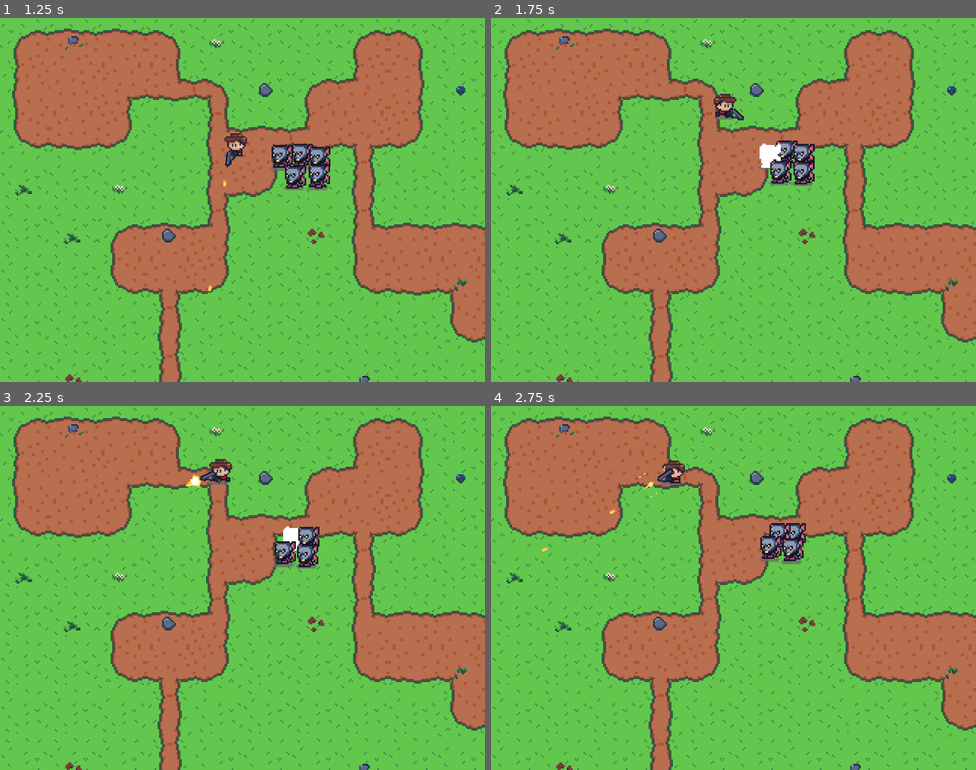
Above: before the commit, frames 1-4 (two rows, left to right).
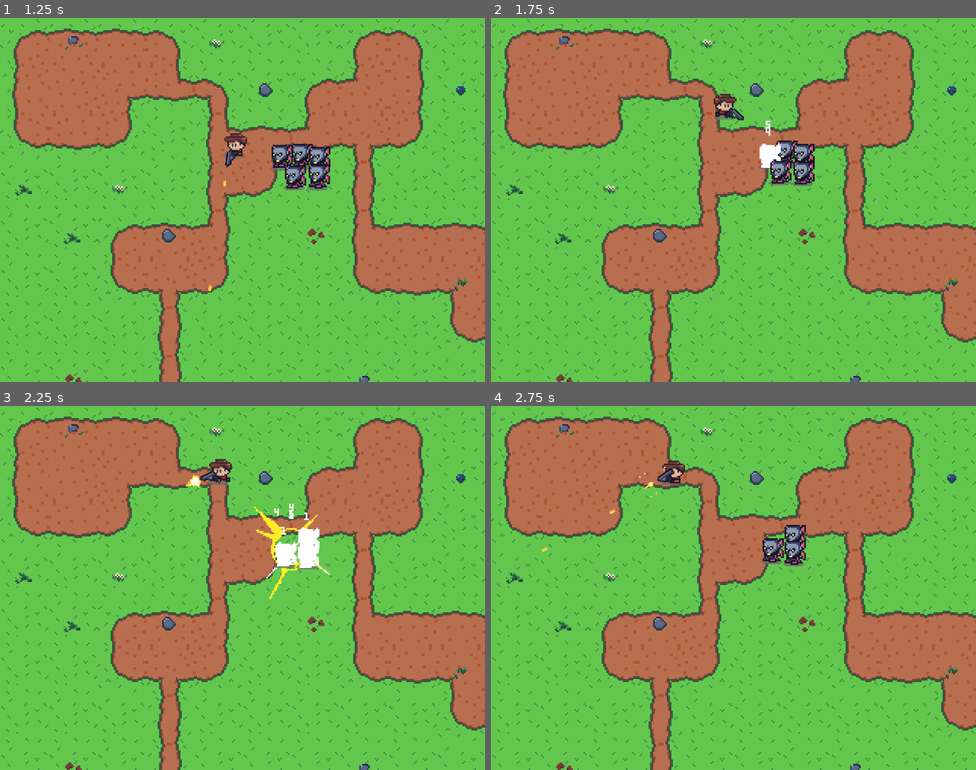
Above: after the commit, the same moments.

Repository: nicolasbize/Godot-401-Swarmed
Game: Godot game, scene res://scenes/world/world.tscn
The game is run twice, just before and just after one commit, with the same random seed, the same clock (stepped at 60 frames per second) and the same inputs.
Inputs (mouse positions are in pixels of both pictures, inside the frame that each line leads up to):
- Up to frame 1 (1.25 s): move the mouse to (218, 272) at 0.52 s; hold W (move_up) from 0.53 s (still down)
- Up to frame 2 (1.75 s): keep holding W (move_up); move the mouse to (879, 254) at 1.27 s
- Up to frame 3 (2.25 s): move the mouse to (97, 533) at 2.02 s; release W (move_up) at 2.03 s; hold A (move_left) from 2.03 s (still down)
- Up to frame 4 (2.75 s): keep holding A (move_left)

Frame 1 is identical in both runs. In frame 2, less than 0.1% of the frame differs, in the area x 56-58%, y 28-33%; in frame 3, 1.3%, in the area x 52-69%, y 26-54%; in frame 4, 0.8%.

Commit message:
completed GD404

Diff:
--- /dev/null
+++ b/scenes/damage_label_indicator/damage_label_indicator.gd
@@ -0,0 +1,7 @@
+class_name DamageLabelIndicator
+extends Node2D
+
+@onready var damage_label: Label = $DamageLabel
+
+func set_damage(amount: int) -> void:
+	damage_label.text = str(amount)
--- /dev/null
+++ b/scenes/damage_label_indicator/damage_label_indicator.tscn
@@ -0,0 +1,73 @@
+[gd_scene format=3 uid="uid://bgf8syuf76rhr"]
+
+[ext_resource type="Script" uid="uid://xl711li5v3en" path="res://scenes/damage_label_indicator/damage_label_indicator.gd" id="1_1o7wf"]
+[ext_resource type="FontFile" uid="uid://di8cfisxjfcj7" path="res://assets/fonts/my 3x5 tiny mono pixel font.ttf" id="1_adrt3"]
+
+[sub_resource type="Animation" id="Animation_adrt3"]
+length = 0.001
+tracks/0/type = "value"
+tracks/0/imported = false
+tracks/0/enabled = true
+tracks/0/path = NodePath("DamageLabel:position")
+tracks/0/interp = 1
+tracks/0/loop_wrap = true
+tracks/0/keys = {
+"times": PackedFloat32Array(0),
+"transitions": PackedFloat32Array(1),
+"update": 0,
+"values": [Vector2(-8, -6)]
+}
+
+[sub_resource type="Animation" id="Animation_1o7wf"]
+resource_name = "appear"
+length = 0.5
+step = 0.1
+tracks/0/type = "value"
+tracks/0/imported = false
+tracks/0/enabled = true
+tracks/0/path = NodePath("DamageLabel:position")
+tracks/0/interp = 2
+tracks/0/loop_wrap = true
+tracks/0/keys = {
+"times": PackedFloat32Array(0, 0.3, 0.4),
+"transitions": PackedFloat32Array(1, 1, 1),
+"update": 0,
+"values": [Vector2(-8, -6), Vector2(-8, -12), Vector2(-8, -11)]
+}
+tracks/1/type = "method"
+tracks/1/imported = false
+tracks/1/enabled = true
+tracks/1/path = NodePath(".")
+tracks/1/interp = 1
+tracks/1/loop_wrap = true
+tracks/1/keys = {
+"times": PackedFloat32Array(0.5),
+"transitions": PackedFloat32Array(1),
+"values": [{
+"args": [],
+"method": &"queue_free"
+}]
+}
+
+[sub_resource type="AnimationLibrary" id="AnimationLibrary_w8qkr"]
+_data = {
+&"RESET": SubResource("Animation_adrt3"),
+&"appear": SubResource("Animation_1o7wf")
+}
+
+[node name="DamageLabelIndicator" type="Node2D" unique_id=948777196]
+script = ExtResource("1_1o7wf")
+
+[node name="DamageLabel" type="Label" parent="." unique_id=593929253]
+z_index = 1
+offset_left = -8.0
+offset_top = -6.0
+offset_right = 8.0
+theme_override_fonts/font = ExtResource("1_adrt3")
+theme_override_font_sizes/font_size = 6
+text = "10"
+horizontal_alignment = 1
+
+[node name="AnimationPlayer" type="AnimationPlayer" parent="." unique_id=617796177]
+libraries/ = SubResource("AnimationLibrary_w8qkr")
+autoplay = &"appear"
--- a/scenes/enemy/enemy.gd
+++ b/scenes/enemy/enemy.gd
@@ -1,10 +1,14 @@
 class_name Enemy
 extends CharacterBody2D
+
+signal damage_received(damage_global_position: Vector2, damage_amount: int)
+signal destroyed(enemy_global_position: Vector2, extra_damage: int)
 
 @onready var animation_player: AnimationPlayer = $AnimationPlayer
 @onready var timer: Timer = $Timer
 @onready var enemy_sprite: Sprite2D = $EnemySprite
-@onready var current_health = max_health
+@onready var current_health : int = max_health
+@onready var damage_label_spawn: Node2D = $DamageLabelSpawn
 
 @export var player : Player = null
 @export var speed : float = 10.0
@@ -33,11 +37,19 @@
 	if body is Bullet:
 		var bullet : Bullet = body
 		bullet.queue_free()
+		take_damage(bullet.damage)
+
+func take_damage(amount: int) -> void:
+	if current_state != State.Dying and amount > 0:
 		animation_player.play("hurt")
 		current_state = State.Hurting
-		current_health = clamp(current_health - bullet.damage, 0, max_health)
+		var extra_damage := amount - current_health
+		current_health = clamp(current_health - amount, 0, max_health)
+		damage_received.emit(damage_label_spawn.global_position, amount)
 		if current_health == 0:
 			current_state = State.Dying
+			extra_damage = extra_damage / 2
+			destroyed.emit(global_position, extra_damage)
 			queue_free()
 
 func recover() -> void:
--- a/scenes/enemy/enemy.tscn
+++ b/scenes/enemy/enemy.tscn
@@ -115,5 +115,8 @@
 position = Vector2(0, -8)
 shape = SubResource("CapsuleShape2D_cbyeo")
 
+[node name="DamageLabelSpawn" type="Node2D" parent="." unique_id=756930739]
+position = Vector2(0, -19)
+
 [connection signal="timeout" from="Timer" to="." method="_on_timer_timeout"]
 [connection signal="body_entered" from="BulletDetectionArea" to="." method="_on_bullet_detection_area_body_entered"]
--- /dev/null
+++ b/scenes/explosion_area/explosion_area.gd
@@ -0,0 +1,12 @@
+class_name ExplosionArea
+extends Area2D
+
+@export var splash_damage : int = 0
+
+func explode() -> void:
+	if splash_damage > 0:
+		for body: Node2D in get_overlapping_bodies():
+			if body is Enemy:
+				var enemy : Enemy = body
+				enemy.take_damage(splash_damage)
+	queue_free()
--- /dev/null
+++ b/scenes/explosion_area/explosion_area.tscn
@@ -0,0 +1,75 @@
+[gd_scene format=3 uid="uid://btglr3vapoayb"]
+
+[ext_resource type="Script" uid="uid://uxf0cnambcsi" path="res://scenes/explosion_area/explosion_area.gd" id="1_6g0fg"]
+[ext_resource type="Texture2D" uid="uid://8k0jidkgnffx" path="res://assets/textures/spark.png" id="1_ky3qi"]
+
+[sub_resource type="CircleShape2D" id="CircleShape2D_cbyeo"]
+radius = 25.0
+
+[sub_resource type="Animation" id="Animation_jempu"]
+length = 0.001
+tracks/0/type = "value"
+tracks/0/imported = false
+tracks/0/enabled = true
+tracks/0/path = NodePath("ExplosionSprite:frame")
+tracks/0/interp = 1
+tracks/0/loop_wrap = true
+tracks/0/keys = {
+"times": PackedFloat32Array(0),
+"transitions": PackedFloat32Array(1),
+"update": 1,
+"values": [0]
+}
+
+[sub_resource type="Animation" id="Animation_ky3qi"]
+resource_name = "explode"
+length = 0.25
+step = 0.05
+tracks/0/type = "value"
+tracks/0/imported = false
+tracks/0/enabled = true
+tracks/0/path = NodePath("ExplosionSprite:frame")
+tracks/0/interp = 1
+tracks/0/loop_wrap = true
+tracks/0/keys = {
+"times": PackedFloat32Array(0, 0.05, 0.1, 0.15, 0.2),
+"transitions": PackedFloat32Array(1, 1, 1, 1, 1),
+"update": 1,
+"values": [0, 1, 2, 3, 4]
+}
+tracks/1/type = "method"
+tracks/1/imported = false
+tracks/1/enabled = true
+tracks/1/path = NodePath(".")
+tracks/1/interp = 1
+tracks/1/loop_wrap = true
+tracks/1/keys = {
+"times": PackedFloat32Array(0.25),
+"transitions": PackedFloat32Array(1),
+"values": [{
+"args": [],
+"method": &"explode"
+}]
+}
+
+[sub_resource type="AnimationLibrary" id="AnimationLibrary_6g0fg"]
+_data = {
+&"RESET": SubResource("Animation_jempu"),
+&"explode": SubResource("Animation_ky3qi")
+}
+
+[node name="ExplosionArea" type="Area2D" unique_id=1357717469]
+collision_layer = 0
+collision_mask = 4
+script = ExtResource("1_6g0fg")
+
+[node name="ExplosionSprite" type="Sprite2D" parent="." unique_id=959103551]
+texture = ExtResource("1_ky3qi")
+hframes = 5
+
+[node name="CollisionShape2D" type="CollisionShape2D" parent="." unique_id=786132226]
+shape = SubResource("CircleShape2D_cbyeo")
+
+[node name="AnimationPlayer" type="AnimationPlayer" parent="." unique_id=743443873]
+libraries/ = SubResource("AnimationLibrary_6g0fg")
+autoplay = &"explode"
--- a/scenes/player/player.gd
+++ b/scenes/player/player.gd
@@ -42,3 +42,7 @@
 	weapon.shoot()
 	var damage := randi_range(damage_min, damage_max)
 	shot.emit(bullet_spawn_location.global_position, bullet_spawn_location.global_rotation, damage)
+
+func get_random_spawn_position() -> Vector2:
+	var random_angle := randf_range(0, TAU)
+	return position + Vector2.from_angle(random_angle) * 300
--- a/scenes/world/world.gd
+++ b/scenes/world/world.gd
@@ -2,10 +2,39 @@
 extends Node2D
 
 var bullet_blueprint := preload("res://scenes/bullet/bullet.tscn")
+var damage_label_indicator_blueprint := preload("res://scenes/damage_label_indicator/damage_label_indicator.tscn")
+var explosion_area_blueprint := preload("res://scenes/explosion_area/explosion_area.tscn")
+var enemy_blueprint := preload("res://scenes/enemy/enemy.tscn")
+
+@onready var player: Player = $Player
+
+func _ready() -> void:
+	spawn_enemies()
+
+func spawn_enemies() -> void:
+	for i in 20:
+		var enemy: Enemy = enemy_blueprint.instantiate()
+		enemy.damage_received.connect(_on_enemy_damage_received)
+		enemy.destroyed.connect(_on_enemy_destroyed)
+		enemy.player = player
+		enemy.global_position = player.get_random_spawn_position()
+		add_child(enemy)
 
 func _on_player_shot(bullet_global_position: Vector2, bullet_global_rotation: float, bullet_damage: int) -> void:
-	var bullet := bullet_blueprint.instantiate()
+	var bullet : Bullet = bullet_blueprint.instantiate()
 	add_child(bullet)
 	bullet.global_position = bullet_global_position
 	bullet.global_rotation = bullet_global_rotation
 	bullet.damage = bullet_damage
+
+func _on_enemy_damage_received(damage_global_position: Vector2, damage_amount: int) -> void:
+	var label_indicator : DamageLabelIndicator = damage_label_indicator_blueprint.instantiate()
+	add_child(label_indicator)
+	label_indicator.global_position = damage_global_position
+	label_indicator.set_damage(damage_amount)
+
+func _on_enemy_destroyed(enemy_global_position: Vector2, extra_damage: int) -> void:
+	var explosion : ExplosionArea = explosion_area_blueprint.instantiate()
+	add_child.call_deferred(explosion)
+	explosion.global_position = enemy_global_position
+	explosion.splash_damage = extra_damage
--- a/scenes/world/world.tscn
+++ b/scenes/world/world.tscn
@@ -81,4 +81,19 @@
 position = Vector2(222, 98)
 player = NodePath("../Player")
 
+[node name="SpawnTimer" type="Timer" parent="." unique_id=1697199439]
+wait_time = 7.0
+autostart = true
+
 [connection signal="shot" from="Player" to="." method="_on_player_shot"]
+[connection signal="damage_received" from="Enemy" to="." method="_on_enemy_damage_received"]
+[connection signal="destroyed" from="Enemy" to="." method="_on_enemy_destroyed"]
+[connection signal="damage_received" from="Enemy2" to="." method="_on_enemy_damage_received"]
+[connection signal="destroyed" from="Enemy2" to="." method="_on_enemy_destroyed"]
+[connection signal="damage_received" from="Enemy3" to="." method="_on_enemy_damage_received"]
+[connection signal="destroyed" from="Enemy3" to="." method="_on_enemy_destroyed"]
+[connection signal="damage_received" from="Enemy4" to="." method="_on_enemy_damage_received"]
+[connection signal="destroyed" from="Enemy4" to="." method="_on_enemy_destroyed"]
+[connection signal="damage_received" from="Enemy5" to="." method="_on_enemy_damage_received"]
+[connection signal="destroyed" from="Enemy5" to="." method="_on_enemy_destroyed"]
+[connection signal="timeout" from="SpawnTimer" to="." method="spawn_enemies"]
Not shown, added: scenes/damage_label_indicator/damage_label_indicator.gd.uid
Not shown, added: scenes/explosion_area/explosion_area.gd.uid
